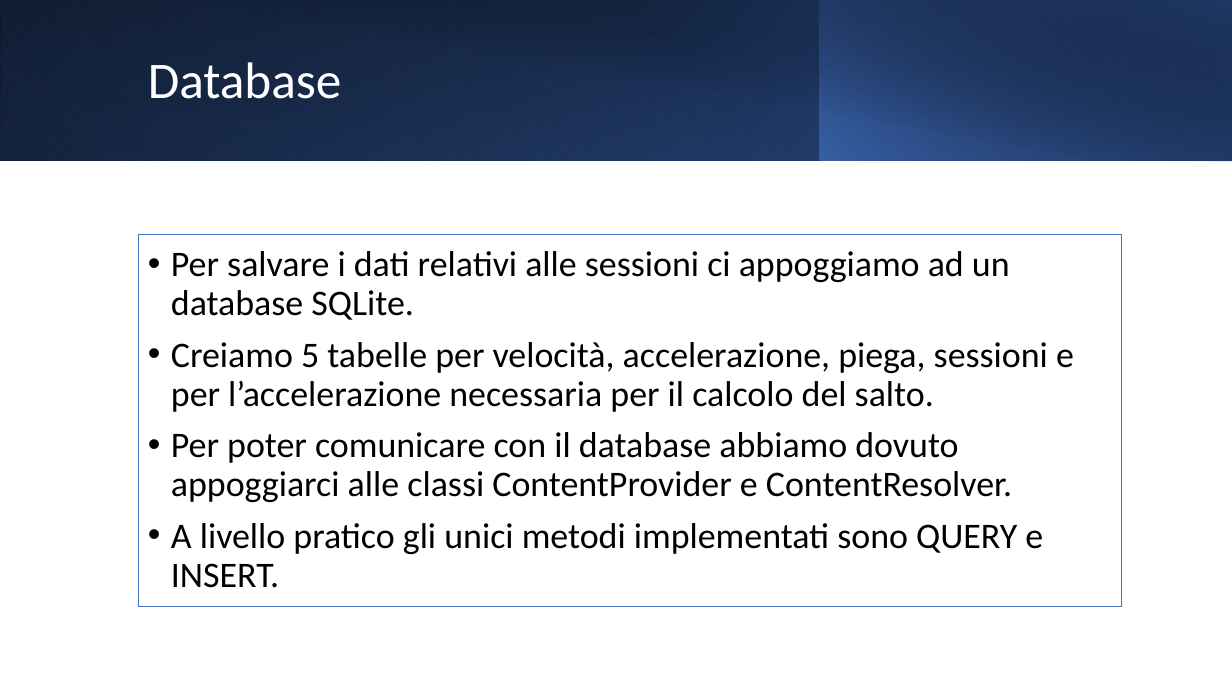
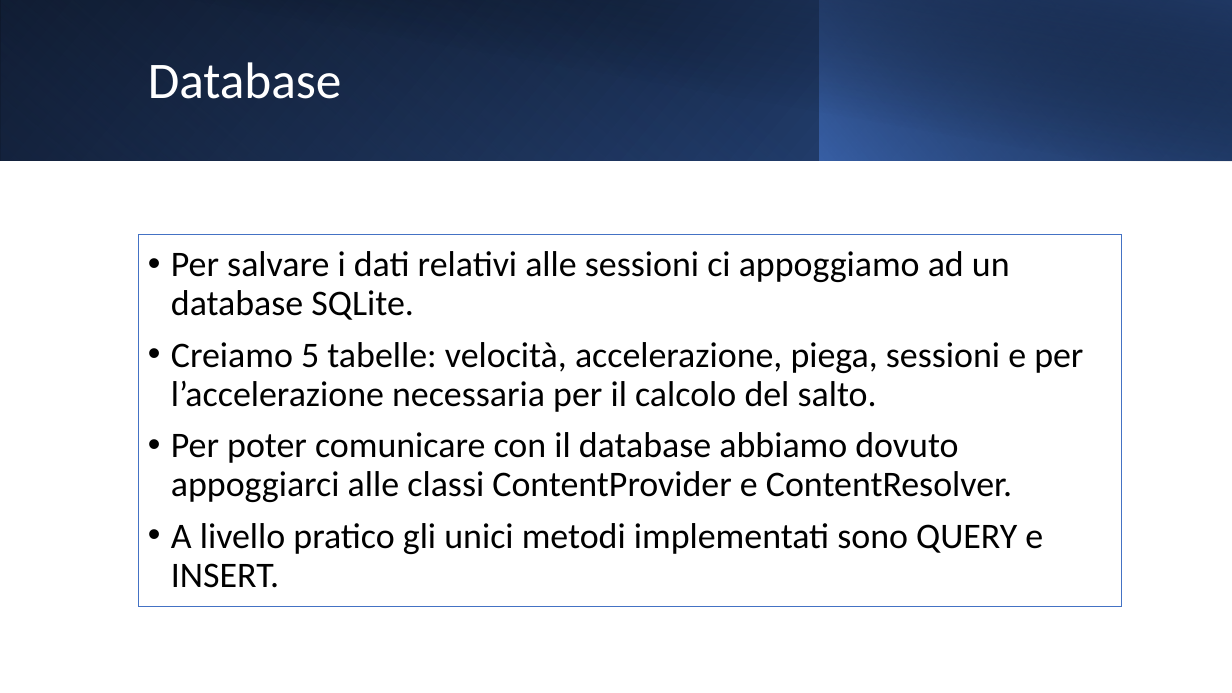
Before and after one commit to Alby-C/MA-IoT, a slide deck: slide 14 of BikeActivity.pptx. Drawn at 1232x693 pixels with LibreOffice and Linux fonts; fonts in the diff are those of the drawing. Boxes give left, top, right and bottom in pixels: in the first picture for what was removed or moved away, otherwise in the second. Text is boxed around its words. In the diff, an @@ line names an element or a change of style, - is before the commit and + after.

```diff
--- a/BikeActivity.pptx
+++ b/BikeActivity.pptx
@@ text at box(171, 342, 1083, 412): text changed @@
-• Creiamo 5 tabelle per velocità, accelerazione, piega, sessioni e per l’accelerazione necessaria per il calcolo del salto.
+• Creiamo 5 tabelle: velocità, accelerazione, piega, sessioni e per l’accelerazione necessaria per il calcolo del salto.
```
Also in this commit, not shown: 2 other slides changed.
